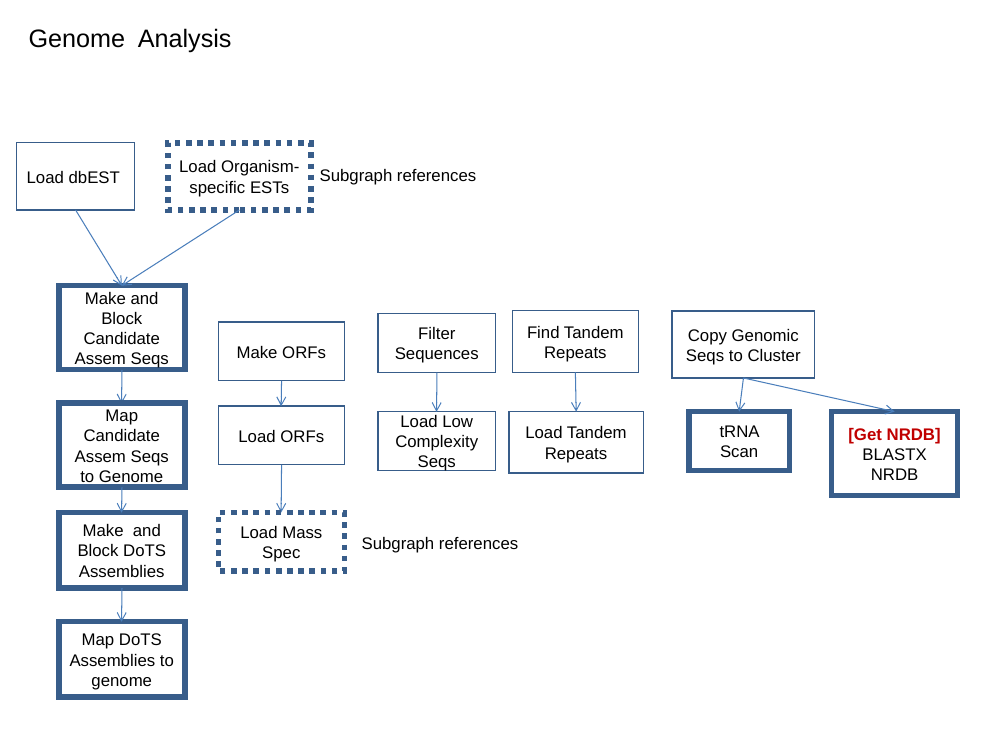
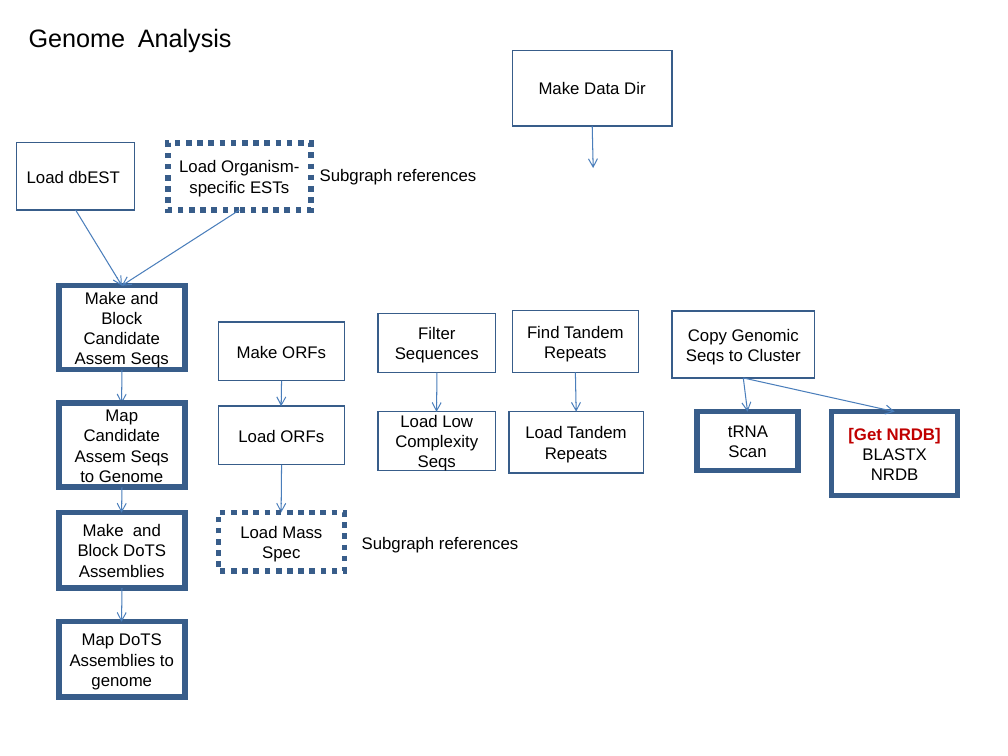
Before and after one commit to VEuPathDB/ApiCommonWorkflow, a slide deck: slide 7 of Main/doc/IntegratedWorkflow.ppt. Drawn at 1008x756 pixels with LibreOffice and Linux fonts; fonts in the diff are those of the drawing. Boxes give left, top, right and bottom in pixels: in the first picture for what was removed or moved away, otherwise in the second. Text is boxed around its words. In the diff, an @@ line names an element or a change of style, - is before the commit and + after.

```diff
--- a/Main/doc/IntegratedWorkflow.ppt
+++ b/Main/doc/IntegratedWorkflow.ppt
@@ rectangle added at box(512, 50, 671, 126), outline #385D8A 0.99 pt, 12 pt, text #000000 @@
+Make Data Dir
@@ arrow added from (593, 126) to (593, 168), #4A7EBB 0.74 pt @@
@@ arrow moved from (744, 378) - (739, 411) to (743, 378) - (748, 411) @@
@@ rectangle "tRNA Scan": place and size @@
-rectangle "tRNA Scan" at box(688, 411, 789, 470)
+rectangle "tRNA Scan" at box(698, 411, 798, 470)
```
Also in this commit, not shown: 4 other slides changed.
